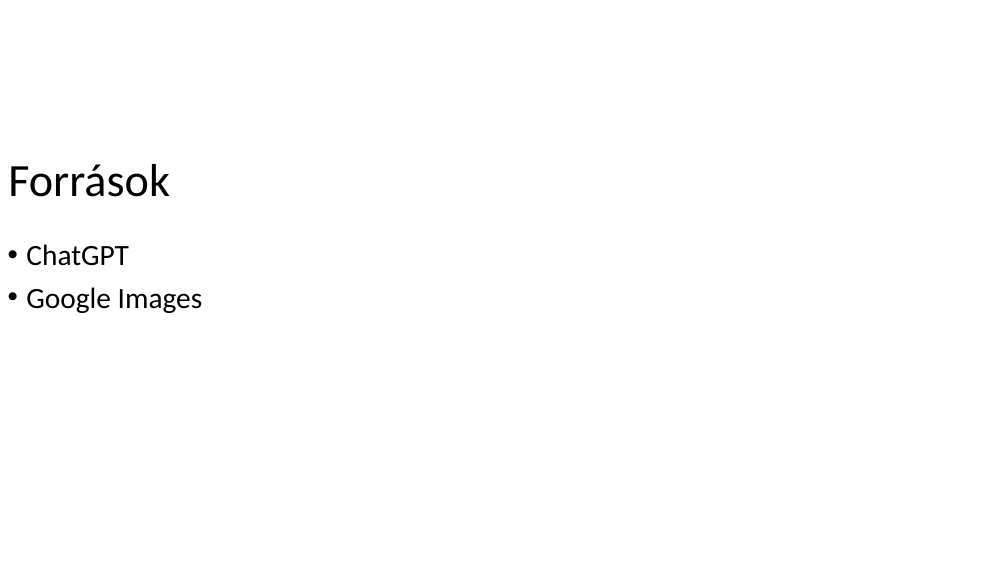
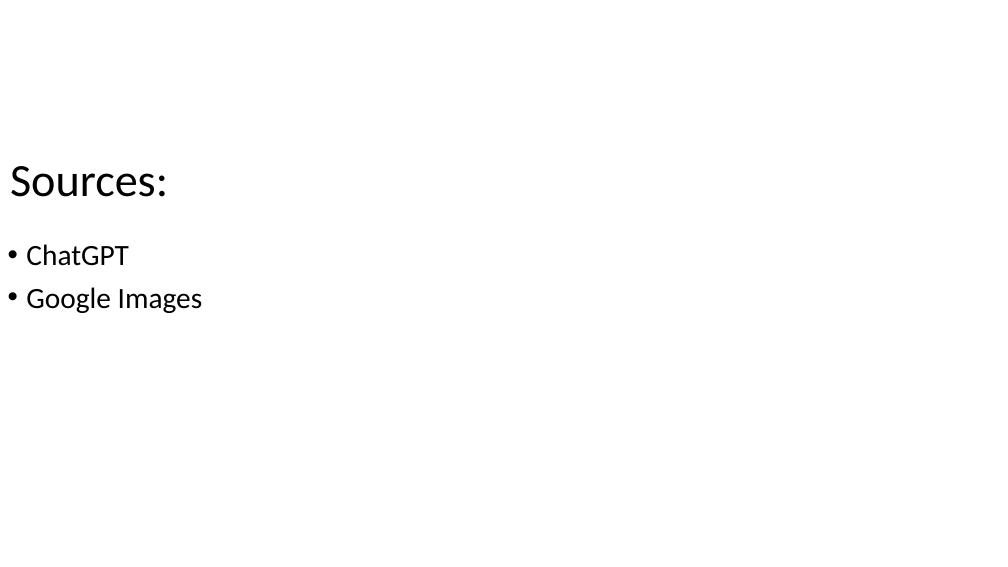
Before and after one commit to marcellmedve06-spec/Medve-Nemeth-Elias, a slide deck: slide 7 of ipv6-Éliás Péter.pptx. Drawn at 1008x567 pixels with LibreOffice and Linux fonts; fonts in the diff are those of the drawing; background and template pictures are left out. Boxes give left, top, right and bottom in pixels: in the first picture for what was removed or moved away, otherwise in the second. Text is boxed around its words. In the diff, an @@ line names an element or a change of style, - is before the commit and + after.

```diff
--- a/ipv6-Éliás Péter.pptx
+++ b/ipv6-Éliás Péter.pptx
@@ title at <box>10,166,168,197</box>: text changed @@
-Források
+Sources:
```
Also in this commit, not shown: 1 other slide changed, 5 slides added, 5 slides removed.
